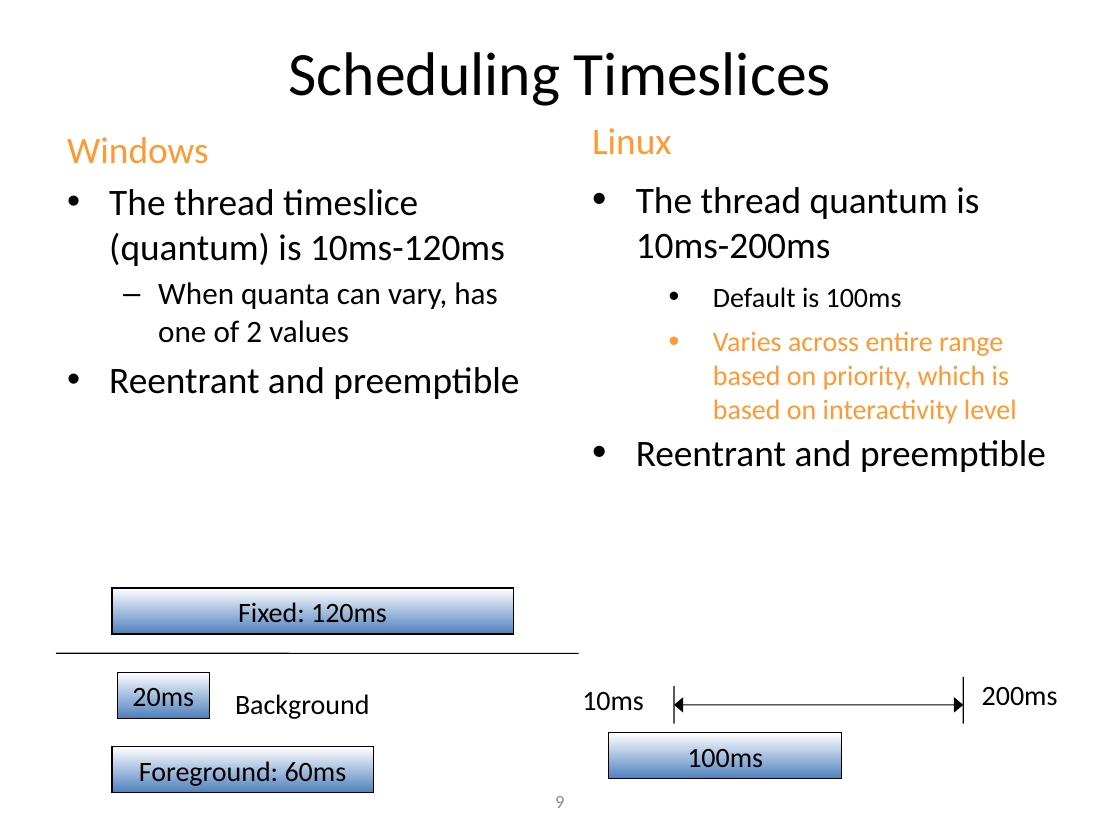
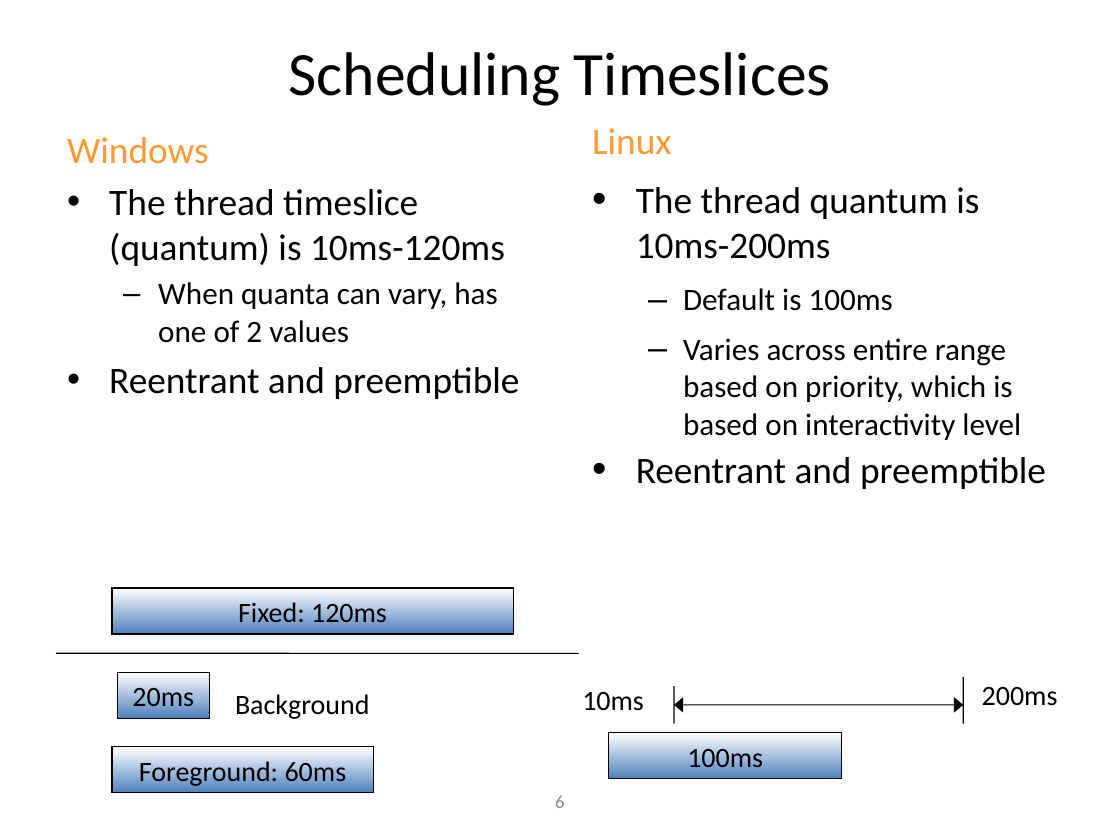
Before and after one commit to shyamrajendran/OS_MPS, a slide deck: slide 6 of 4th_credit/shyam.pptx (slide 9 before the commit). Drawn at 1120x840 pixels with LibreOffice and Linux fonts; fonts in the diff are those of the drawing. Boxes give left, top, right and bottom in pixels: in the first picture for what was removed or moved away, otherwise in the second. Text is boxed around its words. In the diff, an @@ line names an element or a change of style, - is before the commit and + after.

```diff
--- a/4th_credit/shyam.pptx
+++ b/4th_credit/shyam.pptx
@@ text at (683, 288, 1021, 440): size 18 to 20 pt in "Default is 100ms", "Varies across entire range based on priority, ..."; text colour #FF9933 to #000000 in "Varies across entire range based on priority, ..."; bullet • to – @@
@@ page number at (555, 795, 564, 808): text changed @@
-9
+6
```
Also in this commit, not shown: 2 other slides changed, 3 slides removed.
